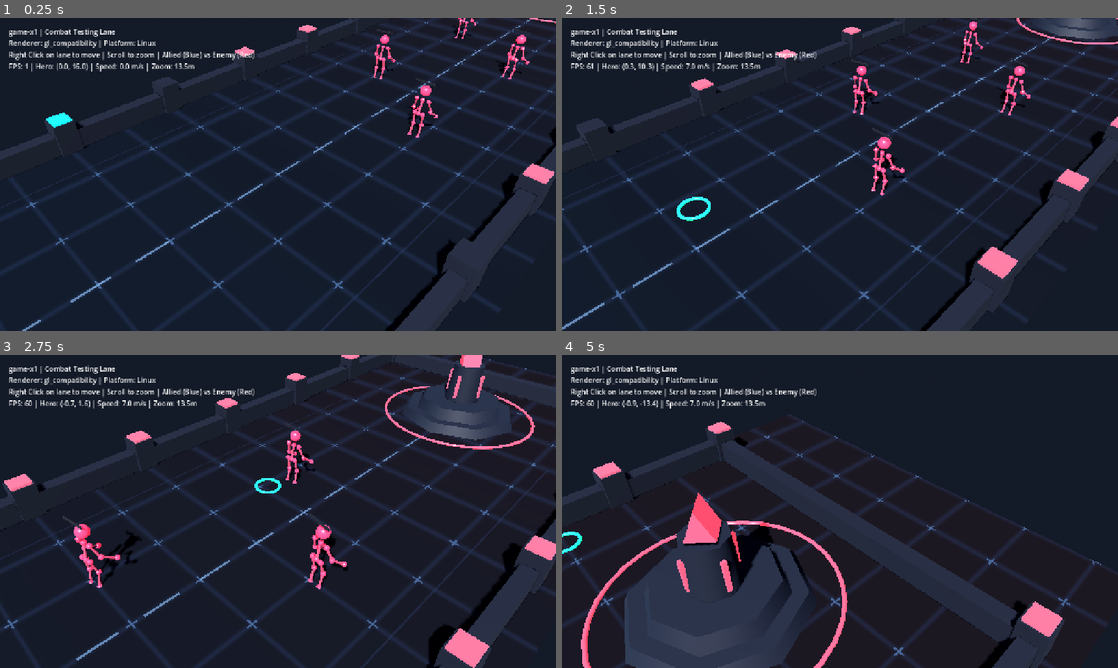
Above: before the commit, frames 1-4 (two rows, left to right).
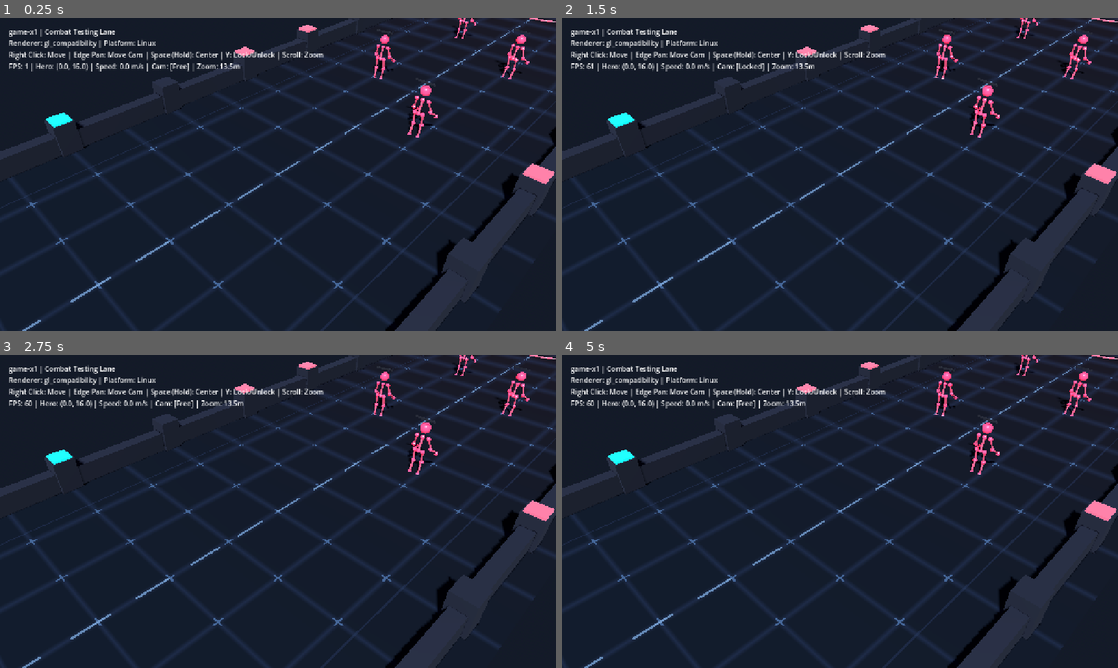
Above: after the commit, the same moments.

Repository: victorwilliames/game-x1
Game: Godot game, scene res://scenes/main.tscn
Two runs of this game, one before a commit and one after it. Both use one fixed random seed, a clock stepped at 60 frames per second and the inputs below.
Inputs (mouse positions are in pixels of both pictures, inside the frame that each line leads up to):
- Up to frame 1 (0.25 s): no input
- Up to frame 2 (1.5 s): tap Enter at 0.5 s; move the mouse to (962, 158) at 0.52 s; tap Y at 0.6 s; click (962, 158) at 0.67 s; tap Space at 0.77, 0.8, 1.07 s; drag from (728, 190) to (812, 237) at 1.27 s
- Up to frame 3 (2.75 s): move the mouse to (333, 442) at 2.02 s; tap Y at 2.1 s; click (333, 442) at 2.17 s; tap Space at 2.3 s
- Up to frame 4 (5 s): drag from (812, 574) to (673, 464) at 2.77 s; move the mouse to (1006, 558) at 3.52 s; tap Space at 3.6, 3.77, 4.07 s; click (1006, 558) at 3.67 s; drag from (673, 464) to (756, 433) at 4.27 s

The runs differ from the first frame. In frame 1, 0.8% of the frame differs, in the area x 8-100%, y 1-18%; in frame 2, 17%; in frame 3, 21%; in frame 4, 25%, in the area x 0-100%, y 0-100%.

Commit message:
feat: implement League of Legends style camera controller and navigation UX

Diff:
--- a/scenes/main.gd
+++ b/scenes/main.gd
@@ -1,8 +1,7 @@
 extends Node3D
 
 @onready var hero: Hero = $Hero
-@onready var camera_pivot: Node3D = $CameraPivot
-@onready var camera: Camera3D = $CameraPivot/Camera3D
+@onready var camera_controller: MobaCamera = $CameraPivot
 @onready var target_marker: Node3D = $TargetMarker
 @onready var fps_label: Label = $UI/MarginContainer/VBoxContainer/FPSLabel
 @onready var info_label: Label = $UI/MarginContainer/VBoxContainer/InfoLabel
@@ -13,13 +12,6 @@
 const PLAYABLE_MAX_X: float = 5.0
 const PLAYABLE_MIN_Z: float = -26.0
 const PLAYABLE_MAX_Z: float = 26.0
-
-# Configurable camera framing (closer MOBA zoom & isometric framing)
-@export var camera_distance: float = 13.5
-@export var camera_pitch_deg: float = 38.0
-@export var camera_yaw_deg: float = 45.0
-@export var camera_fov: float = 40.0
-@export var camera_follow_speed: float = 7.0
 
 var is_headless: bool = false
 var right_mouse_held: bool = false
@@ -34,69 +26,49 @@
 		if hero.global_position == Vector3.ZERO:
 			hero.global_position = Vector3(0, 0, 16.0)
 
+	if camera_controller and hero:
+		camera_controller.target = hero
+		if not is_headless:
+			camera_controller.center_on_target(false)
+			camera_controller.camera_mode_changed.connect(_on_camera_mode_changed)
+
 	if not is_headless:
-		_setup_camera_framing()
 		var renderer_name = ProjectSettings.get_setting("rendering/renderer/rendering_method", "unknown")
 		info_label.text = "game-x1 | Combat Testing Lane\nRenderer: %s | Platform: %s" % [renderer_name, OS.get_name()]
-		help_label.text = "Right Click on lane to move | Scroll to zoom | Allied (Blue) vs Enemy (Red)"
+		help_label.text = "Right Click: Move | Edge Pan: Move Cam | Space (Hold): Center | Y: Lock/Unlock | Scroll: Zoom"
 		if target_marker:
 			target_marker.visible = false
 
 	print("[game-x1] Main scene ready. Platform: %s, Headless: %s" % [OS.get_name(), str(is_headless)])
 
-func _setup_camera_framing() -> void:
-	if not camera or not camera_pivot:
+func _unhandled_input(event: InputEvent) -> void:
+	if is_headless or not hero:
 		return
 
-	camera.fov = camera_fov
-	# Position camera at isometric offset (45 deg yaw, ~38 deg elevation)
-	var yaw_rad = deg_to_rad(camera_yaw_deg)
-	var pitch_rad = deg_to_rad(camera_pitch_deg)
-
-	var cos_pitch = cos(pitch_rad)
-	var sin_pitch = sin(pitch_rad)
-	var sin_yaw = sin(yaw_rad)
-	var cos_yaw = cos(yaw_rad)
-
-	# Camera offset vector looking back at the pivot
-	var offset = Vector3(
-		sin_yaw * cos_pitch * camera_distance,
-		sin_pitch * camera_distance,
-		cos_yaw * cos_pitch * camera_distance
-	)
-
-	camera.position = offset
-	camera.look_at_from_position(offset, Vector3.ZERO, Vector3.UP)
-
-	if hero:
-		camera_pivot.global_position = hero.global_position
-
-func _unhandled_input(event: InputEvent) -> void:
-	if is_headless or not hero or not camera:
+	# 1. Camera controller handles Space, Y and Scroll Wheel
+	if camera_controller and camera_controller.handle_input(event):
 		return
 
+	# 2. Right Click moves the hero (click or drag); Left Click does NOT move
 	if event is InputEventMouseButton:
 		if event.button_index == MOUSE_BUTTON_RIGHT:
 			right_mouse_held = event.pressed
 			if event.pressed:
 				_order_movement_at_screen_pos(event.position)
-		elif event.button_index == MOUSE_BUTTON_LEFT and event.pressed:
-			_order_movement_at_screen_pos(event.position)
-		elif event.button_index == MOUSE_BUTTON_WHEEL_UP and event.pressed:
-			camera_distance = clamp(camera_distance - 1.0, 9.0, 22.0)
-			_setup_camera_framing()
-		elif event.button_index == MOUSE_BUTTON_WHEEL_DOWN and event.pressed:
-			camera_distance = clamp(camera_distance + 1.0, 9.0, 22.0)
-			_setup_camera_framing()
+		# Note: MOUSE_BUTTON_LEFT intentionally ignored for movement per LoL design
 
 	elif event is InputEventMouseMotion and right_mouse_held:
 		_order_movement_at_screen_pos(event.position)
 
 func _order_movement_at_screen_pos(screen_pos: Vector2) -> void:
-	# Physics raycast against actual arena ground collider (Issue #2 fix)
+	if not camera_controller or not camera_controller.camera:
+		return
+	var active_cam = camera_controller.camera
+
+	# Physics raycast against actual arena ground collider
 	var space_state = get_world_3d().direct_space_state
-	var ray_origin = camera.project_ray_origin(screen_pos)
-	var ray_dir = camera.project_ray_normal(screen_pos)
+	var ray_origin = active_cam.project_ray_origin(screen_pos)
+	var ray_dir = active_cam.project_ray_normal(screen_pos)
 	var ray_end = ray_origin + ray_dir * 300.0
 
 	var query = PhysicsRayQueryParameters3D.create(ray_origin, ray_end)
@@ -110,10 +82,9 @@
 		target_pt = result.position
 		valid_hit = true
 	else:
-		# Fallback: ray against ground plane Y = 0, but strictly validated against arena bounds
+		# Fallback: ray against ground plane Y = 0 if within proximity
 		var plane_hit = ground_plane.intersects_ray(ray_origin, ray_dir)
 		if plane_hit != null:
-			# Only accept if within reasonable proximity of the arena
 			if abs(plane_hit.x) <= PLAYABLE_MAX_X + 2.0 and abs(plane_hit.z) <= PLAYABLE_MAX_Z + 2.0:
 				target_pt = plane_hit
 				valid_hit = true
@@ -139,29 +110,31 @@
 	if target_marker:
 		target_marker.visible = false
 
+func _on_camera_mode_changed(_mode: MobaCamera.Mode, _mode_name: String) -> void:
+	_update_hud()
+
 func _process(delta: float) -> void:
 	if is_headless:
 		return
-
-	# Smooth camera follow
-	if hero and camera_pivot:
-		camera_pivot.global_position = camera_pivot.global_position.lerp(
-			hero.global_position,
-			delta * camera_follow_speed
-		)
 
 	# Target marker visual pulse
 	if target_marker and target_marker.visible:
 		target_marker.scale = target_marker.scale.lerp(Vector3.ONE, delta * 8.0)
 		target_marker.rotate_y(delta * 2.5)
 
-	# HUD Diagnostics
-	if fps_label and hero:
-		var h_vel = Vector2(hero.velocity.x, hero.velocity.z).length()
-		fps_label.text = "FPS: %d | Hero: (%.1f, %.1f) | Speed: %.1f m/s | Zoom: %.1fm" % [
-			Engine.get_frames_per_second(),
-			hero.global_position.x,
-			hero.global_position.z,
-			h_vel,
-			camera_distance
-		]
+	_update_hud()
+
+func _update_hud() -> void:
+	if not fps_label or not hero:
+		return
+	var h_vel = Vector2(hero.velocity.x, hero.velocity.z).length()
+	var cam_mode = camera_controller.get_mode_name() if camera_controller else "Unknown"
+	var cam_zoom = camera_controller.current_distance if camera_controller else 13.5
+	fps_label.text = "FPS: %d | Hero: (%.1f, %.1f) | Speed: %.1f m/s | Cam: [%s] | Zoom: %.1fm" % [
+		Engine.get_frames_per_second(),
+		hero.global_position.x,
+		hero.global_position.z,
+		h_vel,
+		cam_mode,
+		cam_zoom
+	]
--- a/scenes/main.tscn
+++ b/scenes/main.tscn
@@ -7,6 +7,7 @@
 [ext_resource type="PackedScene" uid="uid://c7w3px2mv8k9q" path="res://scenes/arena/spire_allied.tscn" id="5_spire_allied"]
 [ext_resource type="PackedScene" uid="uid://b2s5v9x7m4q1r" path="res://scenes/arena/spire_enemy.tscn" id="6_spire_enemy"]
 [ext_resource type="PackedScene" uid="uid://c3m7kd8w2qp5x" path="res://scenes/arena/dummy_enemy.tscn" id="7_dummy"]
+[ext_resource type="Script" path="res://scenes/moba_camera.gd" id="8_moba_camera"]
 
 [sub_resource type="ProceduralSkyMaterial" id="ProceduralSkyMaterial_sky"]
 sky_top_color = Color(0.12, 0.16, 0.22, 1)
@@ -108,8 +109,10 @@
 [node name="Hero" parent="." instance=ExtResource("3_hero")]
 transform = Transform3D(1, 0, 0, 0, 1, 0, 0, 0, 1, 0, 0, 16)
 
-[node name="CameraPivot" type="Node3D" parent="."]
+[node name="CameraPivot" type="Node3D" parent="." node_paths=PackedStringArray("target")]
 transform = Transform3D(1, 0, 0, 0, 1, 0, 0, 0, 1, 0, 0, 16)
+script = ExtResource("8_moba_camera")
+target = NodePath("../Hero")
 
 [node name="Camera3D" type="Camera3D" parent="CameraPivot"]
 transform = Transform3D(0.707107, -0.435779, 0.55667, 0, 0.788011, 0.615661, -0.707107, -0.435332, 0.557242, 9.54, 8.31, 9.54)
@@ -139,7 +142,7 @@
 
 [node name="HelpLabel" type="Label" parent="UI/MarginContainer/VBoxContainer"]
 layout_mode = 2
-text = "Right Click on lane to move | Scroll to zoom | Allied (Blue) vs Enemy (Red)"
+text = "Right Click: Move | Edge Pan: Move Cam | Space (Hold): Center | Y: Lock/Unlock | Scroll: Zoom"
 
 [node name="FPSLabel" type="Label" parent="UI/MarginContainer/VBoxContainer"]
 layout_mode = 2
--- /dev/null
+++ b/scenes/moba_camera.gd
@@ -0,0 +1,213 @@
+extends Node3D
+class_name MobaCamera
+
+enum Mode {
+	FREE,
+	LOCKED
+}
+
+@export var target: Node3D
+@export var current_mode: Mode = Mode.FREE
+
+# Framing parameters
+@export var camera_pitch_deg: float = 38.0
+@export var camera_yaw_deg: float = 45.0
+@export var camera_fov: float = 40.0
+
+# Zoom settings
+@export var min_zoom: float = 9.0
+@export var max_zoom: float = 22.0
+@export var default_zoom: float = 13.5
+@export var zoom_step: float = 1.5
+@export var zoom_lerp_speed: float = 10.0
+
+# Edge panning settings
+@export var edge_scroll_enabled: bool = true
+@export var edge_margin_px: float = 24.0
+@export var pan_speed: float = 18.0
+
+# Smooth follow speed
+@export var follow_speed: float = 7.0
+
+# Arena boundary limits for camera pivot
+@export var min_bound_x: float = -14.0
+@export var max_bound_x: float = 14.0
+@export var min_bound_z: float = -34.0
+@export var max_bound_z: float = 34.0
+
+@onready var camera: Camera3D = $Camera3D
+
+var current_distance: float = 13.5
+var target_distance: float = 13.5
+var is_space_held: bool = false
+var is_headless: bool = false
+
+# Normalized direction from pivot to camera
+var cam_dir: Vector3 = Vector3.ZERO
+# World-space horizontal unit vectors for screen right and screen forward
+var cam_screen_right: Vector3 = Vector3.ZERO
+var cam_screen_fwd: Vector3 = Vector3.ZERO
+
+signal camera_mode_changed(new_mode: Mode, mode_name: String)
+signal zoom_changed(current_zoom: float)
+
+func _ready() -> void:
+	is_headless = DisplayServer.get_name() == "headless"
+	current_distance = default_zoom
+	target_distance = default_zoom
+	_calculate_camera_vectors()
+
+	if not is_headless and camera:
+		camera.fov = camera_fov
+		_apply_camera_offset()
+
+	if target:
+		global_position = target.global_position
+		_clamp_pivot_position()
+
+func _calculate_camera_vectors() -> void:
+	var yaw_rad = deg_to_rad(camera_yaw_deg)
+	var pitch_rad = deg_to_rad(camera_pitch_deg)
+
+	var cos_pitch = cos(pitch_rad)
+	var sin_pitch = sin(pitch_rad)
+	var sin_yaw = sin(yaw_rad)
+	var cos_yaw = cos(yaw_rad)
+
+	# Unit vector from pivot to camera
+	cam_dir = Vector3(
+		sin_yaw * cos_pitch,
+		sin_pitch,
+		cos_yaw * cos_pitch
+	).normalized()
+
+	# In world space:
+	# Screen right: perpendicular to yaw in XZ plane
+	cam_screen_right = Vector3(cos_yaw, 0.0, -sin_yaw).normalized()
+	# Screen forward (looking into the screen): opposite to camera horizontal projection
+	cam_screen_fwd = Vector3(-sin_yaw, 0.0, -cos_yaw).normalized()
+
+func _apply_camera_offset() -> void:
+	if not camera:
+		return
+	var offset = cam_dir * current_distance
+	camera.position = offset
+	camera.look_at_from_position(offset, Vector3.ZERO, Vector3.UP)
+
+func handle_input(event: InputEvent) -> bool:
+	var handled = false
+
+	# Key inputs: Space (Hold to follow) and Y (Toggle Lock)
+	if event is InputEventKey and not event.echo:
+		if event.keycode == KEY_SPACE:
+			is_space_held = event.pressed
+			emit_signal("camera_mode_changed", current_mode, get_mode_name())
+			handled = true
+		elif event.keycode == KEY_Y and event.pressed:
+			toggle_lock()
+			handled = true
+
+	# Mouse wheel for smooth zoom
+	elif event is InputEventMouseButton and event.pressed:
+		if event.button_index == MOUSE_BUTTON_WHEEL_UP:
+			zoom_in()
+			handled = true
+		elif event.button_index == MOUSE_BUTTON_WHEEL_DOWN:
+			zoom_out()
+			handled = true
+
+	return handled
+
+func zoom_in() -> void:
+	target_distance = clamp(target_distance - zoom_step, min_zoom, max_zoom)
+
+func zoom_out() -> void:
+	target_distance = clamp(target_distance + zoom_step, min_zoom, max_zoom)
+
+func toggle_lock() -> void:
+	if current_mode == Mode.FREE:
+		current_mode = Mode.LOCKED
+	else:
+		current_mode = Mode.FREE
+	emit_signal("camera_mode_changed", current_mode, get_mode_name())
+
+func set_mode(new_mode: Mode) -> void:
+	if current_mode != new_mode:
+		current_mode = new_mode
+		emit_signal("camera_mode_changed", current_mode, get_mode_name())
+
+func is_following_hero() -> bool:
+	return is_space_held or current_mode == Mode.LOCKED
+
+func get_mode_name() -> String:
+	if is_space_held:
+		return "Free (Space Centering)" if current_mode == Mode.FREE else "Locked"
+	return "Locked" if current_mode == Mode.LOCKED else "Free"
+
+func center_on_target(smooth: bool = false) -> void:
+	if not target:
+		return
+	if smooth:
+		global_position = global_position.lerp(target.global_position, 0.5)
+	else:
+		global_position = target.global_position
+	_clamp_pivot_position()
+
+func _process(delta: float) -> void:
+	_update_zoom(delta)
+	_update_position(delta)
+
+func _update_zoom(delta: float) -> void:
+	if abs(current_distance - target_distance) > 0.005:
+		current_distance = lerp(current_distance, target_distance, delta * zoom_lerp_speed)
+		_apply_camera_offset()
+		emit_signal("zoom_changed", current_distance)
+
+func _update_position(delta: float) -> void:
+	# Priority 1: Follow target if locked or Space is held
+	if is_following_hero() and target:
+		var target_pos = target.global_position
+		target_pos.y = 0.0
+		# Faster snap if space is freshly pressed, smooth otherwise
+		var speed = follow_speed * (1.5 if is_space_held else 1.0)
+		global_position = global_position.lerp(target_pos, delta * speed)
+		_clamp_pivot_position()
+		return
+
+	# Priority 2: Edge pan in Free mode
+	if current_mode == Mode.FREE and edge_scroll_enabled:
+		_process_edge_pan(delta)
+
+func _process_edge_pan(delta: float) -> void:
+	var vp = get_viewport()
+	if not vp:
+		return
+
+	var vp_rect = vp.get_visible_rect()
+	var mouse_pos = vp.get_mouse_position()
+
+	# Safety check: cursor must be inside game window / canvas
+	if not vp_rect.has_point(mouse_pos):
+		return
+
+	var pan_dir = Vector2.ZERO
+	if mouse_pos.x <= edge_margin_px:
+		pan_dir.x -= 1.0
+	elif mouse_pos.x >= vp_rect.size.x - edge_margin_px:
+		pan_dir.x += 1.0
+
+	if mouse_pos.y <= edge_margin_px:
+		pan_dir.y += 1.0 # Screen up
+	elif mouse_pos.y >= vp_rect.size.y - edge_margin_px:
+		pan_dir.y -= 1.0 # Screen down
+
+	if pan_dir != Vector2.ZERO:
+		pan_dir = pan_dir.normalized()
+		var move_vector = (cam_screen_right * pan_dir.x) + (cam_screen_fwd * pan_dir.y)
+		global_position += move_vector * pan_speed * delta
+		_clamp_pivot_position()
+
+func _clamp_pivot_position() -> void:
+	global_position.x = clamp(global_position.x, min_bound_x, max_bound_x)
+	global_position.z = clamp(global_position.z, min_bound_z, max_bound_z)
+	global_position.y = 0.0
--- /dev/null
+++ b/scripts/test_camera.gd
@@ -0,0 +1,131 @@
+extends SceneTree
+
+func _init() -> void:
+	call_deferred("_run_test")
+
+func _run_test() -> void:
+	print("[test_camera] Loading Main scene for camera controller verification...")
+	var err = change_scene_to_file("res://scenes/main.tscn")
+	if err != OK:
+		printerr("[test_camera] FAILED: Could not load main scene, error: %d" % err)
+		quit(1)
+		return
+
+	await process_frame
+	await process_frame
+
+	var main = current_scene
+	var hero: Hero = main.get_node_or_null("Hero")
+	var cam: MobaCamera = main.get_node_or_null("CameraPivot")
+
+	if not hero or not cam:
+		printerr("[test_camera] FAILED: Hero or CameraPivot not found in scene")
+		quit(1)
+		return
+
+	# 1. Initial State: Free mode by default, centered at hero
+	print("[test_camera] Check 1: Initial state (Free mode, centered on hero)...")
+	if cam.current_mode != MobaCamera.Mode.FREE:
+		printerr("[test_camera] FAILED: Camera should start in FREE mode, but was %d" % cam.current_mode)
+		quit(1)
+		return
+
+	var dist_to_hero = cam.global_position.distance_to(hero.global_position)
+	if dist_to_hero > 0.5:
+		printerr("[test_camera] FAILED: Camera should start near hero, but dist was %.2f" % dist_to_hero)
+		quit(1)
+		return
+
+	# 2. Toggle Lock (Y)
+	print("[test_camera] Check 2: Toggle Lock (Y)...")
+	cam.toggle_lock()
+	if cam.current_mode != MobaCamera.Mode.LOCKED:
+		printerr("[test_camera] FAILED: Mode should be LOCKED after toggle")
+		quit(1)
+		return
+
+	cam.toggle_lock()
+	if cam.current_mode != MobaCamera.Mode.FREE:
+		printerr("[test_camera] FAILED: Mode should return to FREE after second toggle")
+		quit(1)
+		return
+
+	# 3. Space Bar centering
+	print("[test_camera] Check 3: Space Bar centering...")
+	cam.global_position = Vector3(8.0, 0.0, 5.0)
+	cam.is_space_held = true
+	if not cam.is_following_hero():
+		printerr("[test_camera] FAILED: is_following_hero should be true when space is held")
+		quit(1)
+		return
+
+	# Simulate follow steps
+	for i in range(30):
+		cam._process(1.0 / 60.0)
+
+	var dist_after_space = cam.global_position.distance_to(hero.global_position)
+	if dist_after_space >= 8.0:
+		printerr("[test_camera] FAILED: Camera did not interpolate towards hero when space held")
+		quit(1)
+		return
+
+	cam.is_space_held = false
+	if cam.is_following_hero():
+		printerr("[test_camera] FAILED: is_following_hero should be false after space released in FREE mode")
+		quit(1)
+		return
+
+	# 4. Zoom bounds
+	print("[test_camera] Check 4: Zoom clamping limits...")
+	for i in range(25):
+		cam.zoom_in()
+	if cam.target_distance < cam.min_zoom:
+		printerr("[test_camera] FAILED: target_distance exceeded min_zoom (%.2f < %.2f)" % [cam.target_distance, cam.min_zoom])
+		quit(1)
+		return
+
+	for i in range(25):
+		cam.zoom_out()
+	if cam.target_distance > cam.max_zoom:
+		printerr("[test_camera] FAILED: target_distance exceeded max_zoom (%.2f > %.2f)" % [cam.target_distance, cam.max_zoom])
+		quit(1)
+		return
+
+	# 5. Arena boundary clamping
+	print("[test_camera] Check 5: Arena boundary clamping...")
+	cam.global_position = Vector3(100.0, 0.0, -100.0)
+	cam._clamp_pivot_position()
+	if cam.global_position.x > cam.max_bound_x or cam.global_position.z < cam.min_bound_z:
+		printerr("[test_camera] FAILED: Camera position exceeded boundary limits: %s" % cam.global_position)
+		quit(1)
+		return
+
+	# 6. Event handling (Space, Y, Wheel)
+	print("[test_camera] Check 6: Event handling via handle_input()...")
+	var key_y_event = InputEventKey.new()
+	key_y_event.keycode = KEY_Y
+	key_y_event.pressed = true
+	var handled_y = cam.handle_input(key_y_event)
+	if not handled_y or cam.current_mode != MobaCamera.Mode.LOCKED:
+		printerr("[test_camera] FAILED: handle_input did not process KEY_Y")
+		quit(1)
+		return
+
+	var key_space_event = InputEventKey.new()
+	key_space_event.keycode = KEY_SPACE
+	key_space_event.pressed = true
+	var handled_space = cam.handle_input(key_space_event)
+	if not handled_space or not cam.is_space_held:
+		printerr("[test_camera] FAILED: handle_input did not process KEY_SPACE press")
+		quit(1)
+		return
+
+	key_space_event.pressed = false
+	cam.handle_input(key_space_event)
+	if cam.is_space_held:
+		printerr("[test_camera] FAILED: handle_input did not process KEY_SPACE release")
+		quit(1)
+		return
+
+	print("[test_camera] SUCCESS: All camera controller checks passed cleanly!")
+	quit(0)
Not shown: 1 places in scenes/main.tscn that only renumber resources
Not shown, added: scenes/moba_camera.gd.uid
Not shown, added: scripts/test_camera.gd.uid
Not shown, changed: HANDOFF.md
Not shown, changed: PROGRESS.md
Not shown, changed: scripts/test.ps1
